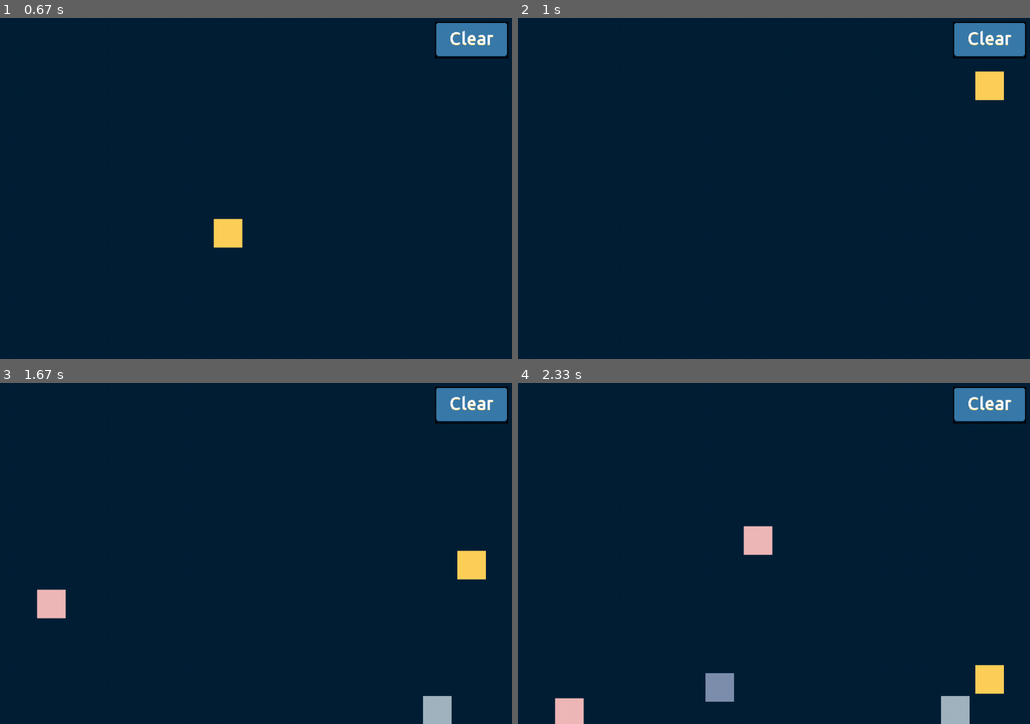
Above: before the commit, frames 1-4 (two rows, left to right).
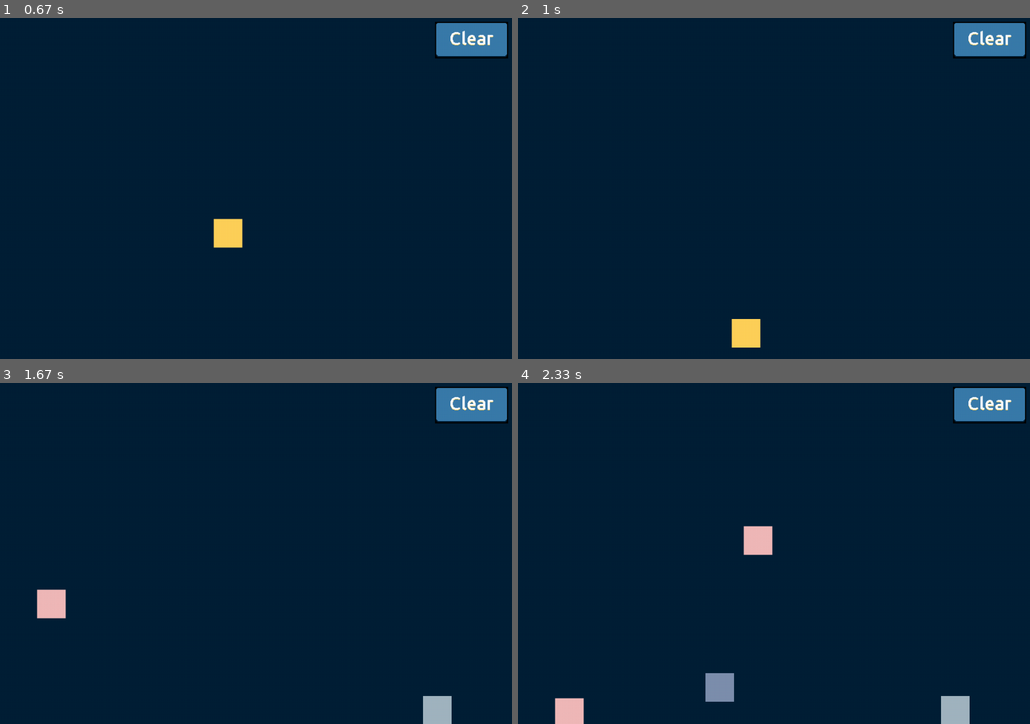
Above: after the commit, the same moments.

Repository: SpaceAgeX/PyGameFallingBlocks
Game: pygame game, started from main.py
The game is run twice, just before and just after one commit, with the same random seed, the same clock (stepped at 60 frames per second) and the same inputs.
Inputs (mouse positions are in pixels of both pictures, inside the frame that each line leads up to):
- Up to frame 1 (0.67 s): click (230, 188) at 0.38 s
- Up to frame 2 (1 s): click (989, 38) at 0.72 s
- Up to frame 3 (1.67 s): click (51, 502) at 1.05 s; click (435, 672) at 1.38 s
- Up to frame 4 (2.33 s): click (758, 437) at 1.72 s; click (717, 642) at 2.05 s

Frame 1 is identical in both runs. In frame 2, 1.0% of the frame differs, in the area x 41-95%, y 15-97%; in frame 3, 0.5%; in frame 4, 0.5%.

Commit message:
Added Clear Animation

Diff:
--- a/main.py
+++ b/main.py
@@ -18,7 +18,7 @@
 FPS = 60
 
 #colours
-colours = [(58,123,170), (125,143,174), (161,180,193), (240,185,185), (255,255,255), (255,209,89), (0,0,0)]
+colors = [(58,123,170), (125,143,174), (161,180,193), (240,185,185), (255,255,255), (255,209,89), (0,0,0)]
 
 #create class for squares
 class Square(pygame.sprite.Sprite):
@@ -29,14 +29,27 @@
     self.rect = self.image.get_rect()
     self.rect.center = (x, y)
     self.vel = 5
+    self.cleared = False
 
-  def update(self,squares):
+  def update(self,squares,Button):
     self.rect.move_ip(0, self.vel)
-    #check if sprite has gone off screen
-    if self.rect.bottom > SCREEN_HEIGHT:
-      self.vel = 0
+    #check if sprite has been cleared
+    if self.cleared:
+      self.vel = 10
+      if self.rect.top > SCREEN_HEIGHT:
+        self.kill()
+
+    #check if sprite has collided
+
     elif len(pygame.sprite.spritecollide(self,squares,False)) >= 2:
         self.vel = 0
+
+    elif self.rect.bottom > SCREEN_HEIGHT:
+      self.vel = 0
+
+    #check if sprite is in the button
+    if pygame.Rect.colliderect(self.rect, Button):
+      self.kill()
 
 
 
@@ -62,7 +75,7 @@
     screen.fill((1,32,54))
 
     #update sprite group
-    squares.update(squares)
+    squares.update(squares, clear.rect)
 
     #draw sprite group
     squares.draw(screen)
@@ -70,7 +83,7 @@
 
     if clear.draw(screen):
       for x in squares:
-        x.kill()
+        x.cleared = True
 
     #print(squares)
 
@@ -83,7 +96,7 @@
         #get mouse coordinates
         pos = pygame.mouse.get_pos()
         #create square
-        square = Square(random.choice(colours), pos[0], pos[1])
+        square = Square(random.choice(colors), pos[0], pos[1])
         squares.add(square)
       #quit program
       if event.type == pygame.QUIT:
